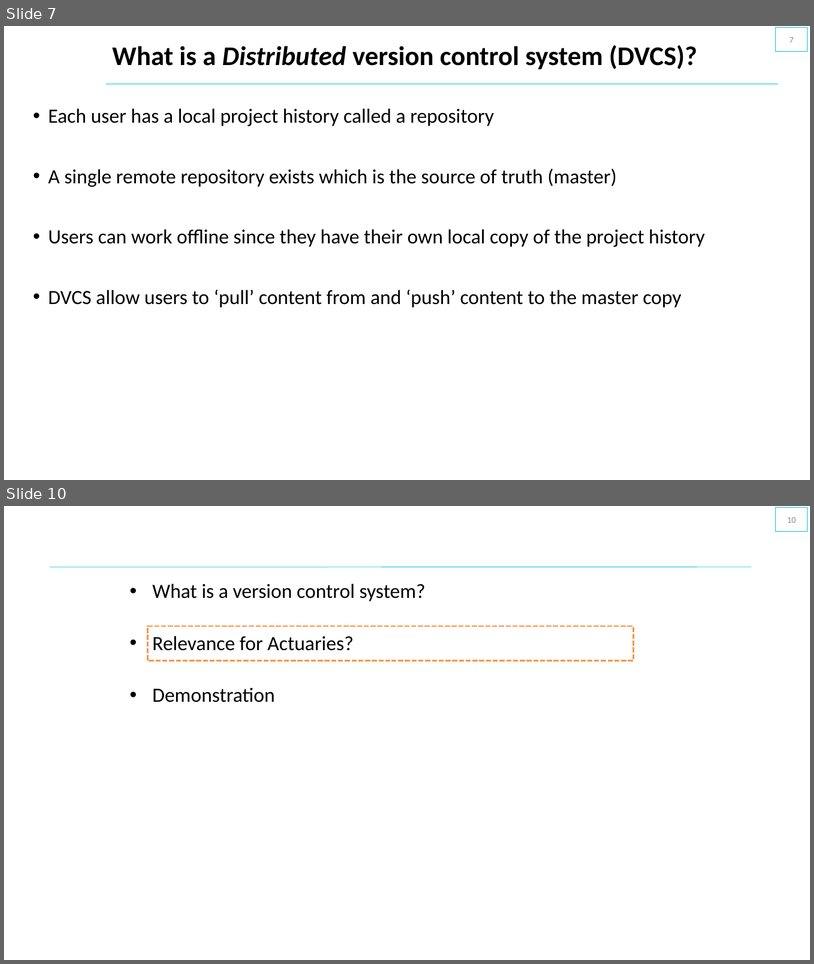
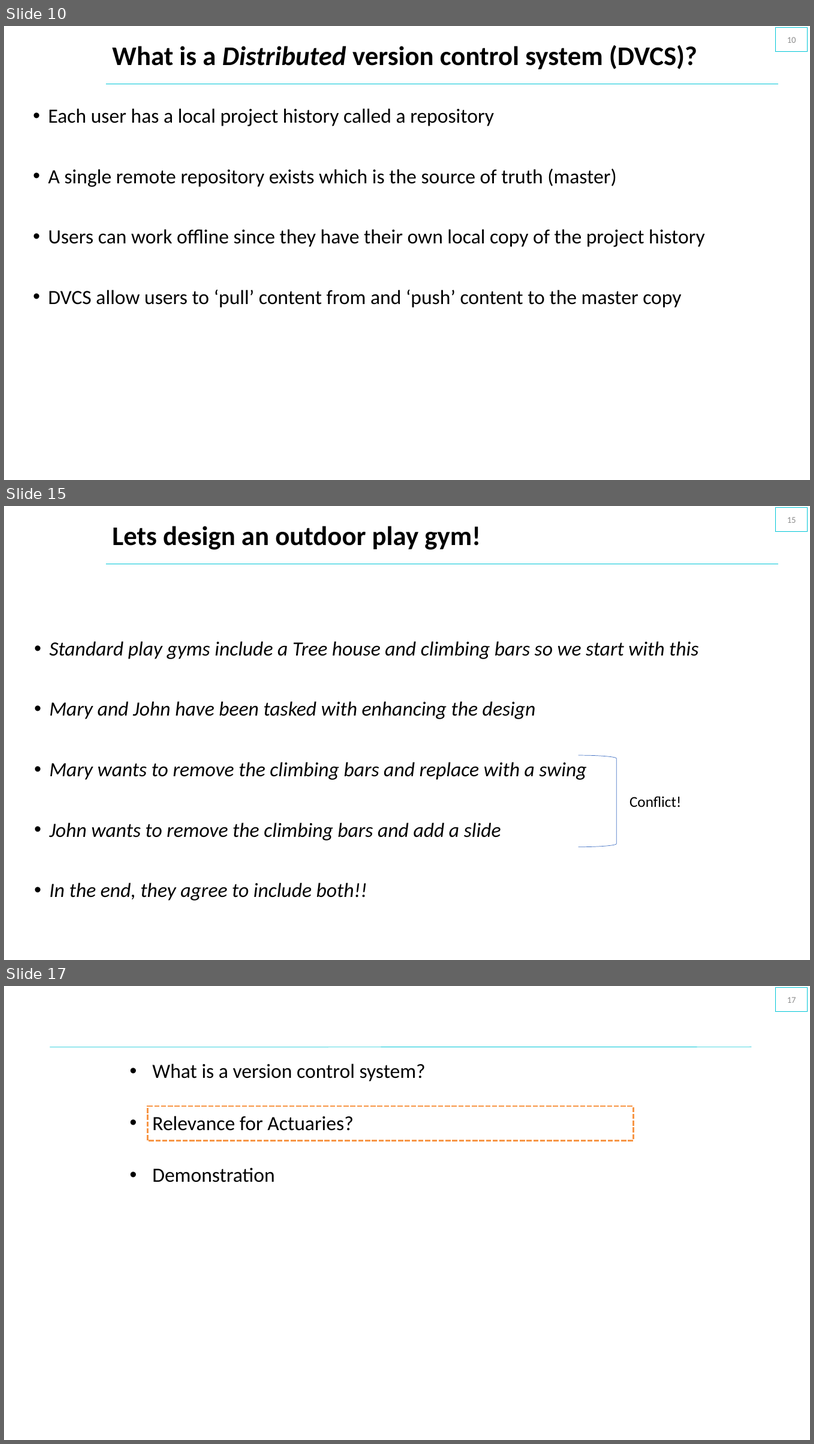
Before and after one commit to saidataanalytics/versioncontrol, a slide deck: SAI_Slides_Version_Control.pptx. Shown one above the other, each under a label of ours: slides 7 and 10 before the commit, slides 10, 15 and 17 after it; the slides between them are not shown. The pictures are 814x964 and 814x1444 pixels, drawn with LibreOffice and Linux fonts; fonts in the diff are those of the drawing; background and template pictures are left out. Boxes give left, top, right and bottom in pixels: in the first picture for what was removed or moved away, otherwise in the second. Text is boxed around its words. In the diff, an @@ line names an element or a change of style, - is before the commit and + after.

```diff
--- a/SAI_Slides_Version_Control.pptx
+++ b/SAI_Slides_Version_Control.pptx
@@ slide 15 added at [4,506,810,960], background #FFFFFF; not listed: 1 template element that a slide beside it also shows @@
@@ page number added at [776,507,808,531], outline #00C6D7 0.75 pt, 10.5 pt, text #8C8C8C @@
+15
@@ title added at [112,526,480,550], 32 pt, text #000000, bold @@
+Lets design an outdoor play gym!
@@ text added at [50,641,699,900], 24 pt, text #000000, italic @@
+• Standard play gyms include a Tree house and climbing bars so we start with this
+• Mary and John have been tasked with enhancing the design
+• Mary wants to remove the climbing bars and replace with a swing
+• John wants to remove the climbing bars and add a slide
+• In the end, they agree to include both!!
@@ right bracket added at [579,755,617,847], outline #4472C4 0.5 pt @@
@@ text added at [630,796,681,807], 18 pt, text #000000 @@
+Conflict!
@@ what was slide 7 is now slide 10 @@
@@ page number at [788,37,797,43]: text changed @@
-7
+10
@@ what was slide 10 is now slide 17 @@
@@ page number at [788,997,797,1003]: text changed @@
-10
+17
```
Also in this commit, not shown: 5 slides changed, 6 other slides added, 1 other file.
